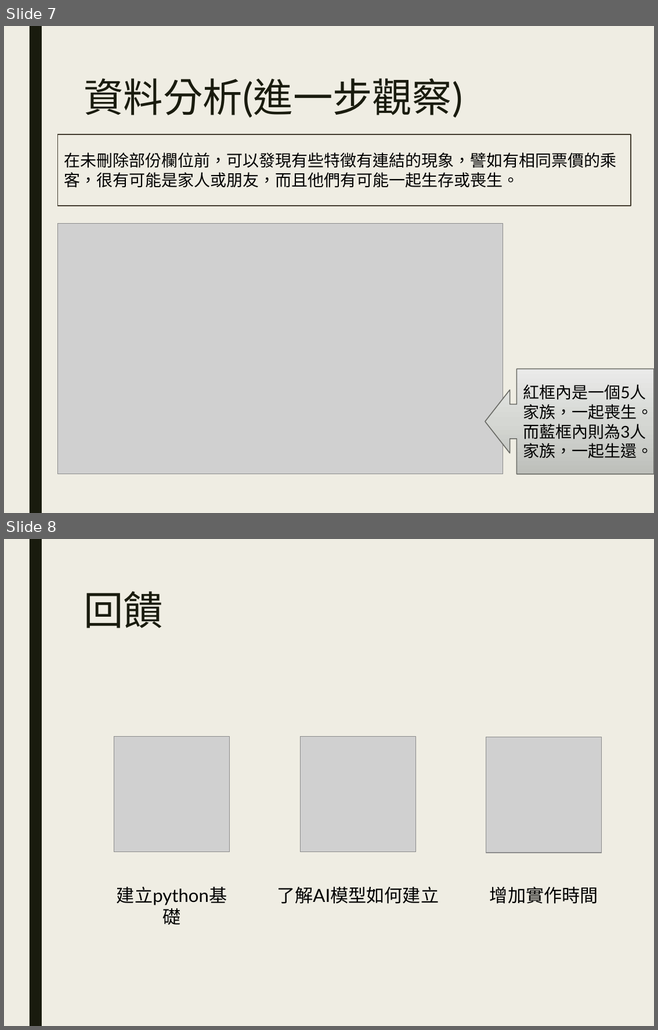
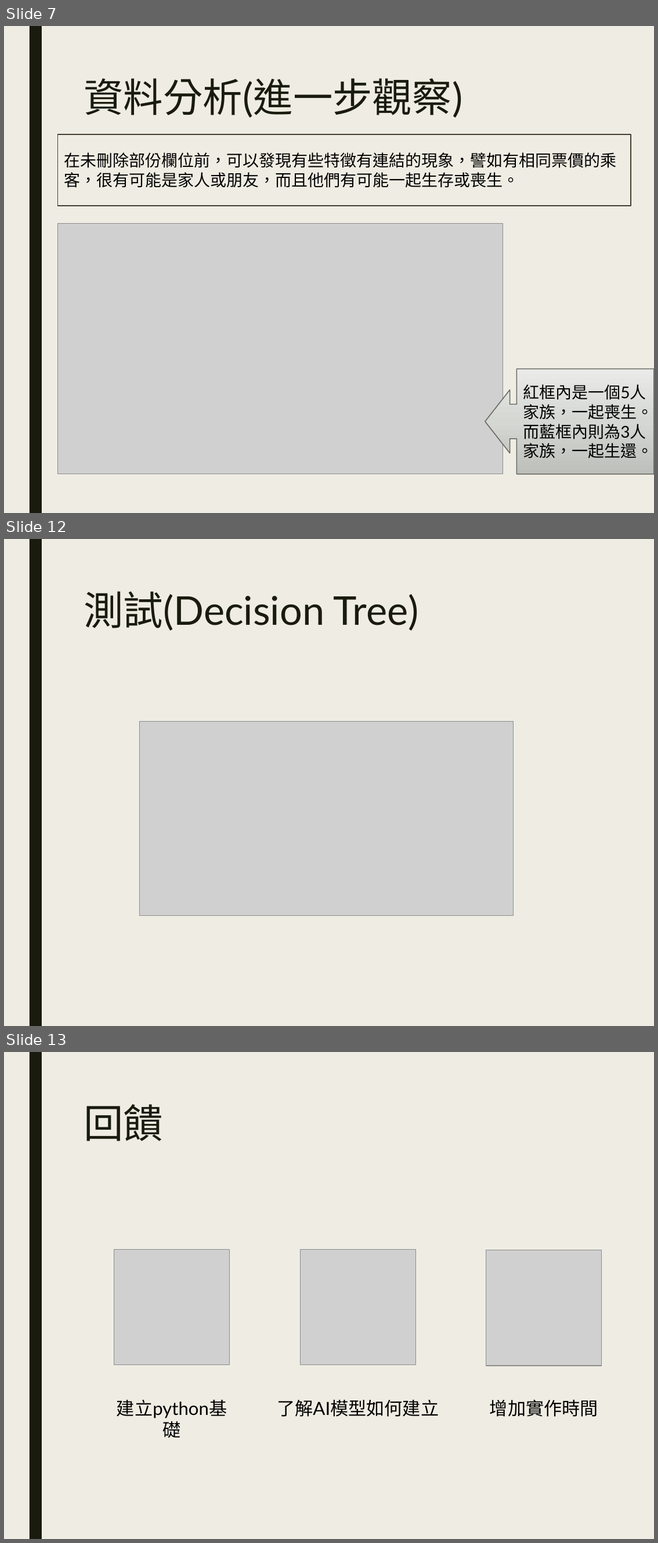
Before and after one commit to Niomoo/nckudm, a slide deck: Final Project/TITANIC資料分析.pptx. Shown one above the other, each under a label of ours: slides 7 and 8 before the commit, slides 7, 12 and 13 after it; the slides between them are not shown. The pictures are 658x1030 and 658x1543 pixels, drawn with LibreOffice and Linux fonts; fonts in the diff are those of the drawing; grey boxes stand for pictures. Boxes give left, top, right and bottom in pixels: in the first picture for what was removed or moved away, otherwise in the second. Text is boxed around its words. In the diff, an @@ line names an element or a change of style, - is before the commit and + after.

```diff
--- a/Final Project/TITANIC資料分析.pptx
+++ b/Final Project/TITANIC資料分析.pptx
@@ slide 12 added at box(4, 539, 654, 1026), background #EFEDE3; not listed: 1 template element that a slide beside it also shows @@
@@ title added at box(83, 591, 419, 631), 44 pt, text #191B0E @@
+測試(Decision Tree)
@@ picture added at box(140, 722, 513, 916) @@
@@ what was slide 8 is now slide 13 @@
```
Also in this commit, not shown: 4 slides changed, 4 other slides added.
